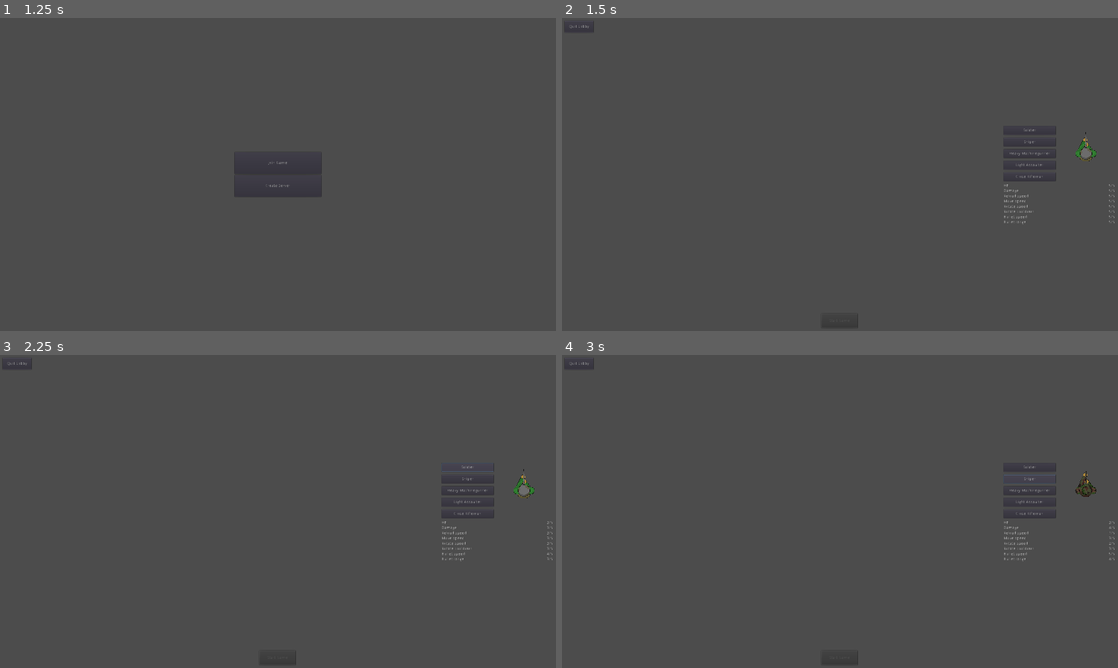
Above: before the commit, frames 1-4 (two rows, left to right).
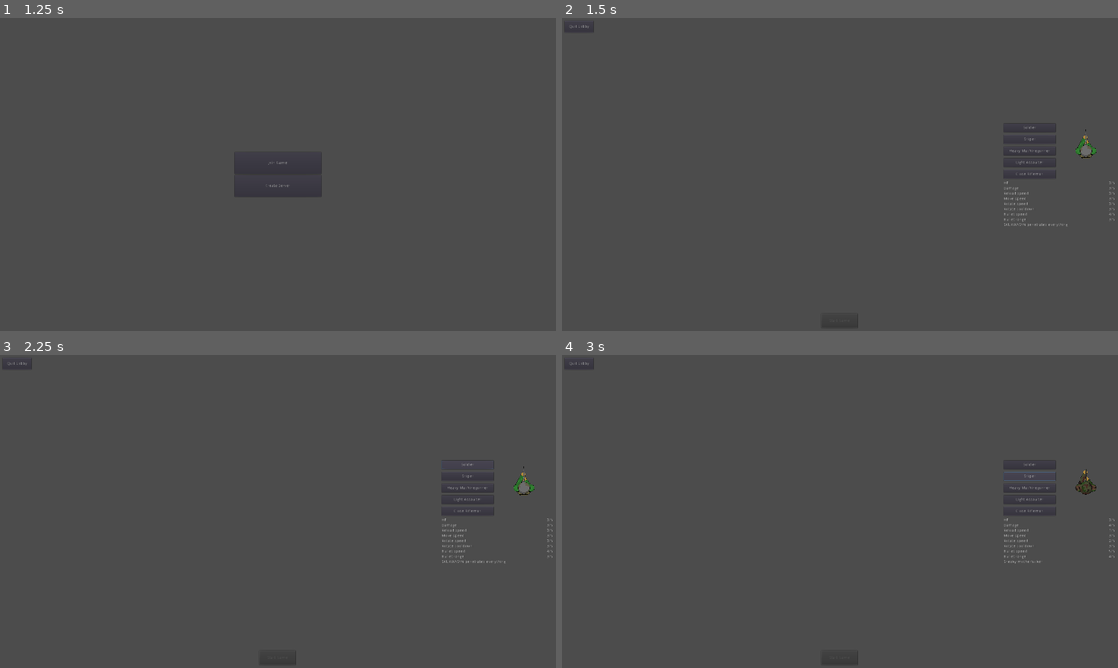
Above: after the commit, the same moments.

Repository: michalbie/Spinningeddon
Game: Godot game, scene res://Scenes/Main.tscn
The game is run twice, just before and just after one commit, with the same random seed, the same clock (stepped at 60 frames per second) and the same inputs.
Inputs (mouse positions are in pixels of both pictures, inside the frame that each line leads up to):
- Up to frame 1 (1.25 s): tap Enter at 0.5 s; move the mouse to (400, 158) at 0.52 s; press the mouse at (400, 158) at 0.53 s
- Up to frame 2 (1.5 s): release the mouse at (962, 158) at 1.25 s; click "Create Server" at 1.25 s
- Up to frame 3 (2.25 s): click "Soldier" at 2 s
- Up to frame 4 (3 s): click "Sniper" at 2.75 s

Frame 1 is identical in both runs. In frame 2, 0.5% of the frame differs, in the area x 79-100%, y 34-67%; in frame 3, 0.6%; in frame 4, 0.6%.
Error before the commit: Invalid get index '0' (on base: 'Dictionary'). (res://Scenes/Lobby/Lobby.gd:68)
Error after the commit: Invalid get index '0' (on base: 'Dictionary'). (res://Scenes/Lobby/Lobby.gd:71)

Commit message:
Added text descriptions to classes
They are pulled from exported variable in class scene

Diff:
--- a/Entities/Character/Character.gd
+++ b/Entities/Character/Character.gd
@@ -15,6 +15,7 @@
 export(preload("res://Scripts/Globals.gd").level) var bullet_damage
 export(preload("res://Scripts/Globals.gd").level) var bullet_range
 export(preload("res://Scripts/Globals.gd").level) var hp
+export (String) var description
 
 var inside_circle = false
 var switch_rotation = false
--- a/Entities/Character/Player/Classes/CloseRifleman.tscn
+++ b/Entities/Character/Player/Classes/CloseRifleman.tscn
@@ -18,6 +18,7 @@
 bullet_damage = 4
 bullet_range = 1
 hp = 2
+description = "Slow fucker who likes triple penetration"
 
 [node name="Body" parent="." index="0"]
 texture = ExtResource( 2 )
--- a/Entities/Character/Player/Classes/HeavyMachinegunner.tscn
+++ b/Entities/Character/Player/Classes/HeavyMachinegunner.tscn
@@ -18,6 +18,7 @@
 bullet_damage = 1
 bullet_range = 2
 hp = 4
+description = "Very slow fucker, who just doesn't die"
 
 [node name="Body" parent="." index="0"]
 texture = ExtResource( 2 )
--- a/Entities/Character/Player/Classes/LightAssaulter.tscn
+++ b/Entities/Character/Player/Classes/LightAssaulter.tscn
@@ -18,6 +18,7 @@
 bullet_damage = 1
 bullet_range = 2
 hp = 1
+description = "Szybcior but with gun"
 
 [node name="Body" parent="." index="0"]
 texture = ExtResource( 2 )
--- a/Entities/Character/Player/Classes/Sniper.tscn
+++ b/Entities/Character/Player/Classes/Sniper.tscn
@@ -17,6 +17,7 @@
 bullet_damage = 3
 bullet_range = 3
 hp = 2
+description = "Sneaky motherfucker"
 zoom = 3.0
 
 [node name="Body" parent="." index="0"]
--- a/Entities/Character/Player/Classes/Soldier.tscn
+++ b/Entities/Character/Player/Classes/Soldier.tscn
@@ -18,6 +18,7 @@
 bullet_damage = 2
 bullet_range = 2
 hp = 2
+description = "SKURWYSYN penetrates everything"
 
 [node name="Bullet_spawn" parent="Body" index="0"]
 position = Vector2( 7.53517, -597.489 )
--- a/Scenes/Lobby/ClassesMenu.tscn
+++ b/Scenes/Lobby/ClassesMenu.tscn
@@ -74,7 +74,7 @@
 [node name="VBoxContainer" type="VBoxContainer" parent="."]
 margin_top = 204.0
 margin_right = 384.0
-margin_bottom = 344.0
+margin_bottom = 362.0
 
 [node name="HBoxContainer" type="HBoxContainer" parent="VBoxContainer"]
 margin_right = 384.0
@@ -210,3 +210,10 @@
 margin_right = 384.0
 margin_bottom = 14.0
 text = "5/5"
+
+[node name="Description" type="Label" parent="VBoxContainer"]
+margin_top = 144.0
+margin_right = 384.0
+margin_bottom = 158.0
+size_flags_horizontal = 3
+autowrap = true
--- a/Scenes/Lobby/Lobby.gd
+++ b/Scenes/Lobby/Lobby.gd
@@ -18,6 +18,8 @@
 		add_item(LobbyManager.players[id]["name"])
 	if scene_tree.is_network_server():
 		$"MarginContainer/HBoxContainer/ClassesMenu".visible = false
+	else:
+		_on_class_selected("Soldier")
 
 func StartGameBtn_configure():
 	$MarginContainer/StartGameBtn.disabled = true
@@ -64,6 +66,7 @@
 	stats[5].get_node("Value").text = str(class_scene.rotate_cooldown + 1) + "/5"
 	stats[6].get_node("Value").text = str(class_scene.bullet_speed + 1) + "/5"
 	stats[7].get_node("Value").text = str(class_scene.bullet_range + 1) + "/5"
+	stats[8].text = class_scene.description
 	class_scene.queue_free()
 	LobbyManager.players[scene_tree.get_network_unique_id()]["class"] = class_id
 	rpc("set_player_class", class_id)
